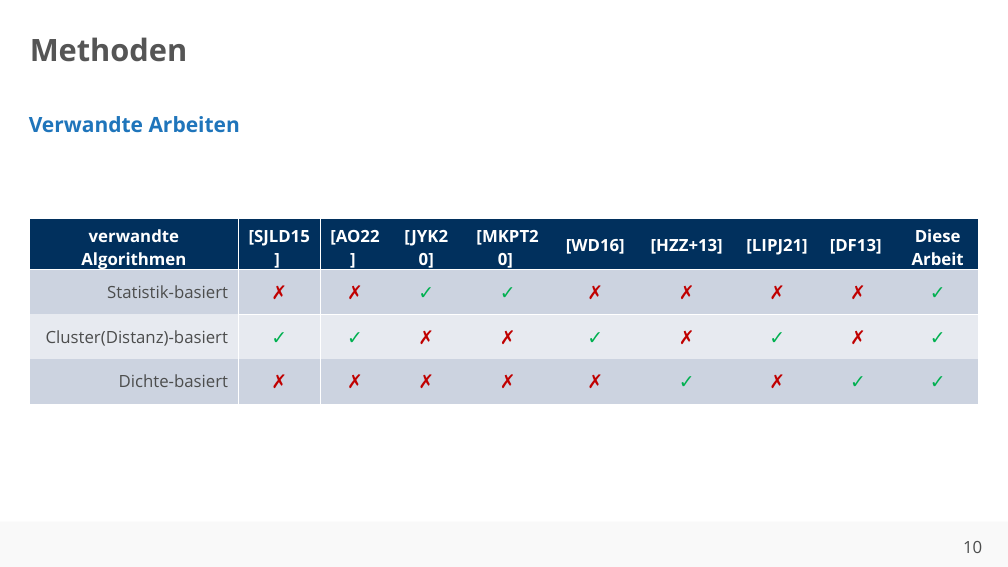
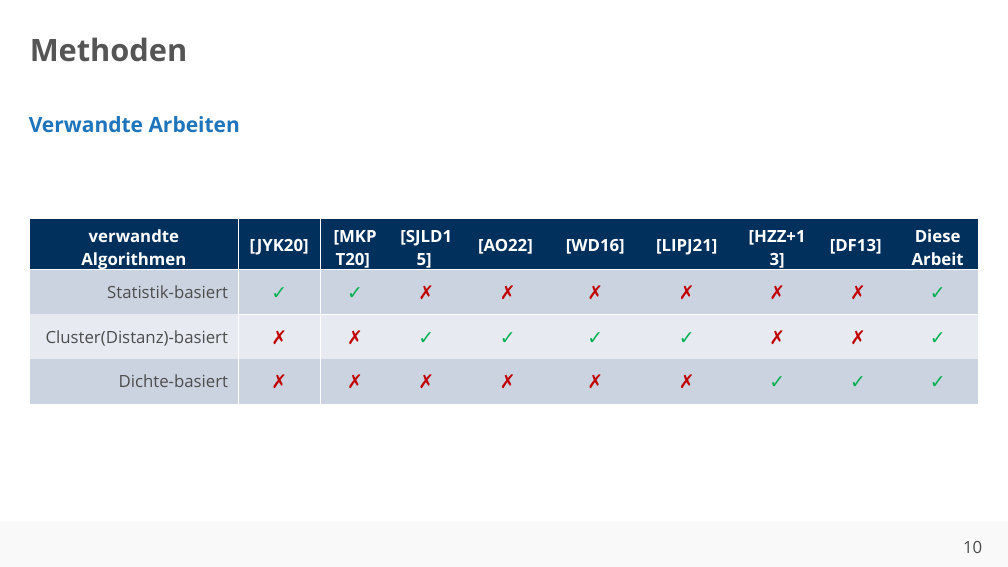
Before and after one commit to ahndavin/Abschlussarbeit_Bachelor, a slide deck: slide 10 of Kolloquium/Kolloquium.pptx. Drawn at 1008x567 pixels with LibreOffice and Linux fonts; fonts in the diff are those of the drawing; background and template pictures are left out. Boxes give left, top, right and bottom in pixels: in the first picture for what was removed or moved away, otherwise in the second. Text is boxed around its words. In the diff, an @@ line names an element or a change of style, - is before the commit and + after.

Commit message:
update

```diff
--- a/Kolloquium/Kolloquium.pptx
+++ b/Kolloquium/Kolloquium.pptx
@@ table at (29,220,979,404) @@
-row 1: verwandte Algorithmen | [SJLD15] | [AO22] | [JYK20] | [MKPT20] | [WD16] | [HZZ+13] | [LIPJ21] | [DF13] | Diese Arbeit
+row 1: verwandte Algorithmen | [JYK20] | [MKPT20] | [SJLD15] | [AO22] | [WD16] | [LIPJ21] | [HZZ+13] | [DF13] | Diese Arbeit
-row 2: Statistik-basiert | ✗ | ✗ | ✓ | ✓ | ✗ | ✗ | ✗ | ✗ | ✓
+row 2: Statistik-basiert | ✓ | ✓ | ✗ | ✗ | ✗ | ✗ | ✗ | ✗ | ✓
-row 3: Cluster(Distanz)-basiert | ✓ | ✓ | ✗ | ✗ | ✓ | ✗ | ✓ | ✗ | ✓
+row 3: Cluster(Distanz)-basiert | ✗ | ✗ | ✓ | ✓ | ✓ | ✓ | ✗ | ✗ | ✓
-row 4, column 7: ✓
+row 4, column 7: ✗
-row 4, column 8: ✗
+row 4, column 8: ✓
```
Also in this commit, not shown: 9 other slides changed, 4 slides added, 1 slide removed.
